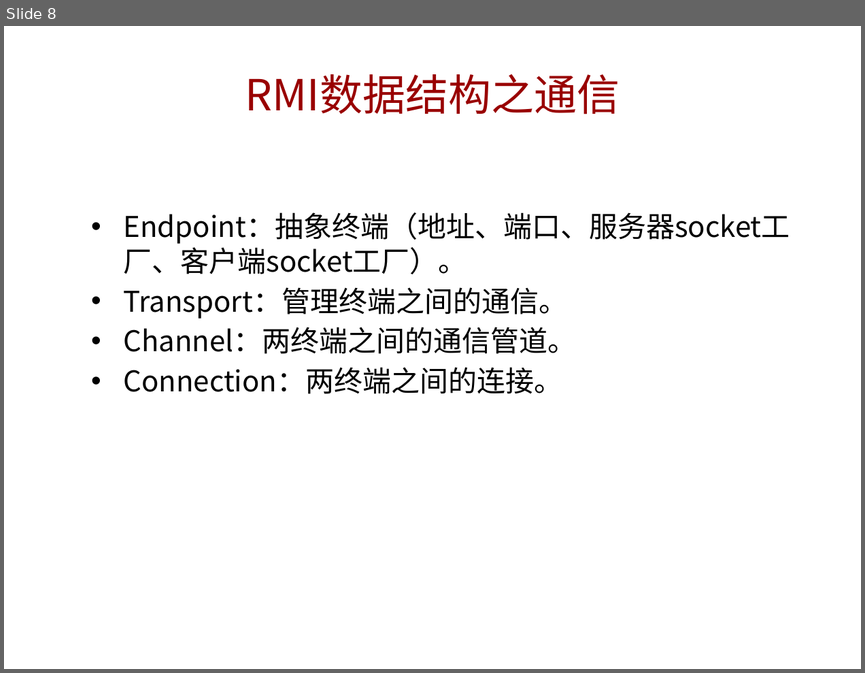
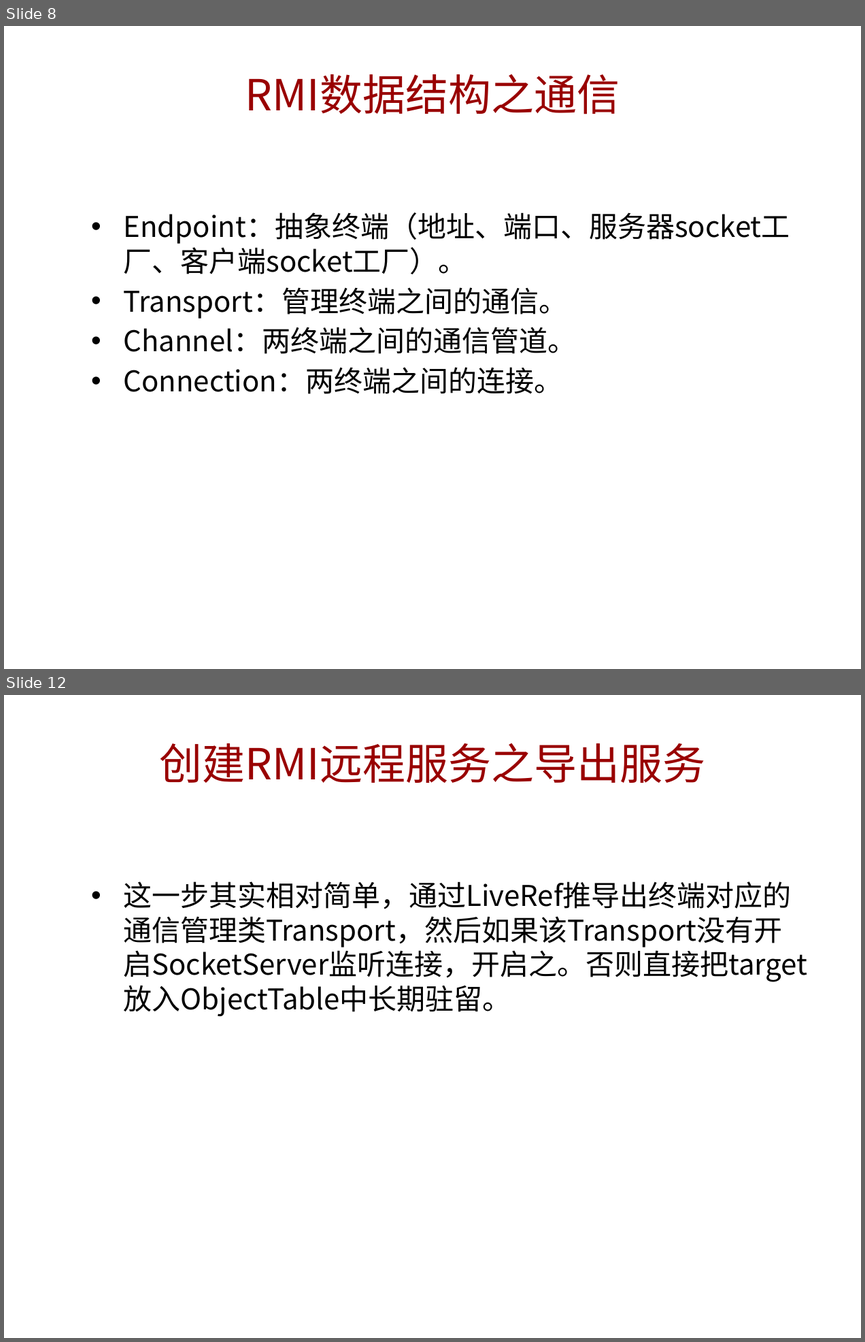
Before and after one commit to jianzijian/Hello-World, a slide deck: RMI学习分享.pptx. Shown one above the other, each under a label of ours: slide 8 before the commit, slides 8 and 12 after it; the slides between them are not shown. The pictures are 865x673 and 865x1342 pixels, drawn with LibreOffice and Linux fonts; fonts in the diff are those of the drawing; background and template pictures are left out. Boxes give left, top, right and bottom in pixels: in the first picture for what was removed or moved away, otherwise in the second. Text is boxed around its words. In the diff, an @@ line names an element or a change of style, - is before the commit and + after.

```diff
--- a/RMI学习分享.pptx
+++ b/RMI学习分享.pptx
@@ slide 12 added at bbox=[4, 695, 861, 1338], background picture (left out) @@
@@ title added at bbox=[160, 743, 706, 783], 36 pt, text #990000 @@
+创建RMI远程服务之导出服务
@@ text added at bbox=[123, 881, 807, 1016], 24 pt, text #000000 @@
+• 这一步其实相对简单，通过LiveRef推导出终端对应的通信管理类Transport，然后如果该Transport没有开启SocketServer监听连接，开启之。否则直接把target放入ObjectTable中长期驻留。
```
Also in this commit, not shown: 1 slide changed, 5 other slides added.
